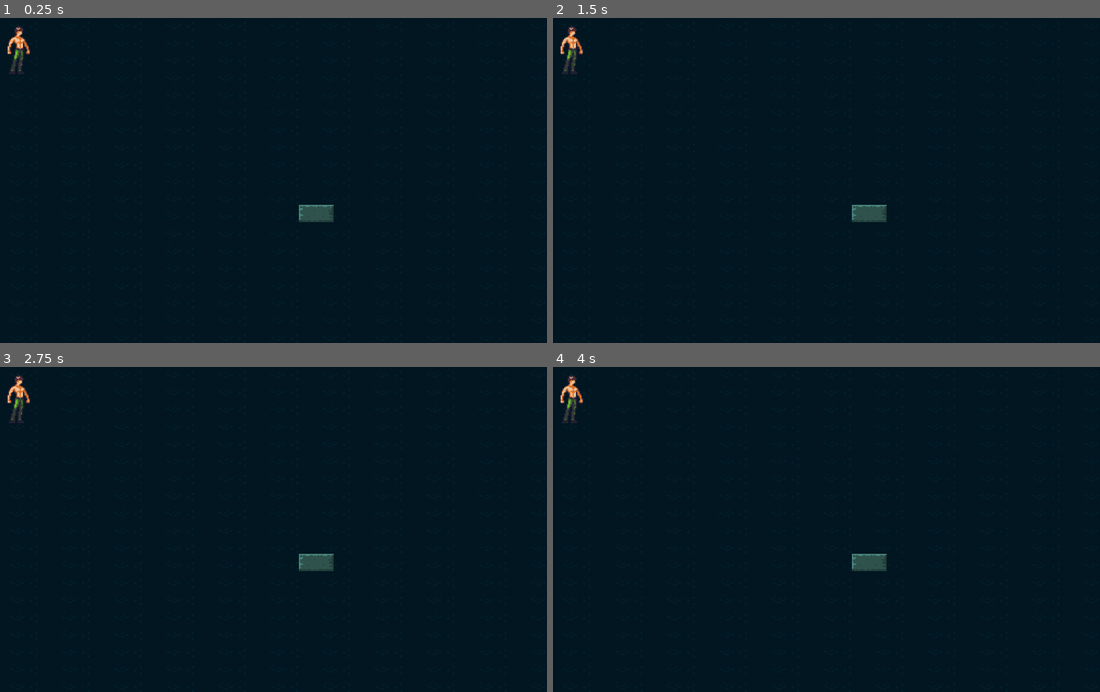
Above: before the commit, frames 1-4 (two rows, left to right).
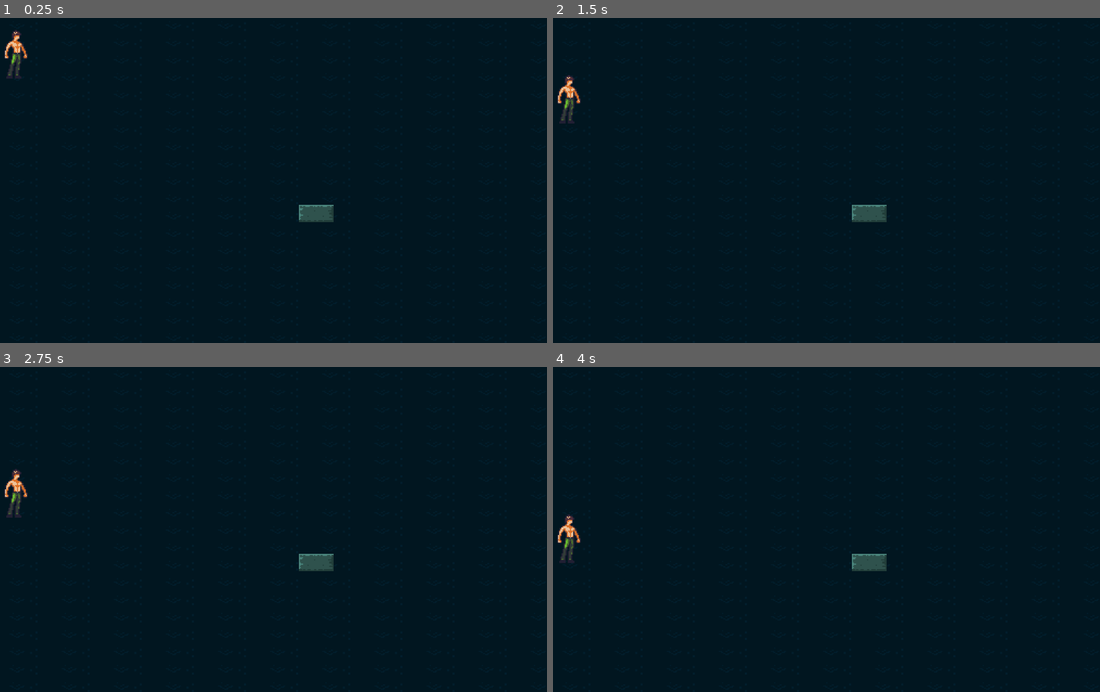
Above: after the commit, the same moments.

Repository: isabellaboone/Godot-Game
Game: Godot game, scene res://Runner.tscn
Two runs of this game, one before a commit and one after it. Both use one fixed random seed, a clock stepped at 60 frames per second and the inputs below.
Inputs:
- Up to frame 1 (0.25 s): no input
- Up to frame 2 (1.5 s): hold Right (ui_right) 0.53-1.28 s; hold Down (ui_down) from 1.28 s (still down)
- Up to frame 3 (2.75 s): release Down (ui_down) at 2.03 s; hold Right (ui_right) from 2.03 s (still down)
- Up to frame 4 (4 s): release Right (ui_right) at 2.78 s; hold Up (ui_up) 2.78-3.53 s; hold Left (ui_left) from 3.53 s (still down)

The runs differ from the first frame. In frame 1, 0.4% of the frame differs, in the area x 0-6%, y 2-19%; in frame 2, 0.6%; in frame 3, 0.6%, in the area x 0-6%, y 2-47%; in frame 4, 0.6%.

Commit message:
slightly smoother movement

Diff:
--- a/Map/Border.tscn
+++ b/Map/Border.tscn
@@ -28,6 +28,6 @@
 position = Vector2( 1024, 300 )
 shape = SubResource( 3 )
 
-[node name="CollisionShape2D" type="CollisionShape2D" parent="StaticBody2D"]
+[node name="top" type="CollisionShape2D" parent="StaticBody2D"]
 position = Vector2( 512, 0 )
 shape = SubResource( 4 )
--- a/Player.gd
+++ b/Player.gd
@@ -1,8 +1,11 @@
 extends KinematicBody2D
 
-const GRAVITY = 10;
+const GRAVITY = 4000
 var velocity = Vector2()
-export (int) var speed = 200
+export (int) var speed = 0
+var max_speed = 300
+var acceleration = 500
+var moving = false
 
 # Called when the node enters the scene tree for the first time.
 func _ready():
@@ -13,17 +16,28 @@
 	velocity = Vector2()
 	velocity.y += delta * GRAVITY
 
+	#horizontal acceleration for smoother movement
+	speed += acceleration * delta
+	if speed > max_speed:
+		speed = max_speed
+
+	#moving check so stand() isnt called if another key is still being pressed
+	moving = false
+
 	# Move with WASD
+	# Replace with input map eventually
 	if Input.is_key_pressed(KEY_A):
 		run()
 		velocity.x = -speed #
 		get_node("Run").flip_h = true
+		get_node("Stand").flip_h = true
 		get_node("dust_particle_left").emitting = true
 
 	if Input.is_key_pressed(KEY_D):
 		run()
 		velocity.x = speed #
 		get_node("Run").flip_h = false
+		get_node("Stand").flip_h = false
 		get_node("dust_particle_right").emitting = true
 
 	if Input.is_key_pressed(KEY_W):
@@ -35,16 +49,20 @@
 		velocity.y = speed*2 #
 
 	if Input.is_action_just_released("ui_left"):
-		stand()
+		if !moving:
+			stand()
 
 	if Input.is_action_just_released("ui_right"):
-		stand()
+		if !moving:
+			stand()
 
 	if Input.is_action_just_released("ui_up"):
-		stand()
+		if !moving:
+			stand()
 
 	if Input.is_action_just_released("ui_down"):
-		stand()
+		if !moving:
+			stand()
 
 
 
@@ -53,12 +71,15 @@
 	velocity = move_and_slide(velocity)
 
 func run():
+	moving = true
 	get_node("Run").visible = true;
 	get_node("Squat").visible = false;
 	get_node("Stand").visible = false;
 	get_node("Punch").visible = false;
 
 func stand():
+	moving = false
+	speed = 0
 	get_node("Run").visible = false;
 	get_node("Squat").visible = false;
 	get_node("Stand").visible = true;
--- a/Player.tscn
+++ b/Player.tscn
@@ -5,7 +5,7 @@
 [ext_resource path="res://Assets/Player/particle/dust.png" type="Texture" id=3]
 
 [sub_resource type="RectangleShape2D" id=1]
-extents = Vector2( 22.911, 25.738 )
+extents = Vector2( 13.2324, 18.0142 )
 
 [sub_resource type="AtlasTexture" id=2]
 atlas = ExtResource( 2 )
@@ -107,15 +107,14 @@
 script = ExtResource( 1 )
 
 [node name="Player_Collision" type="CollisionShape2D" parent="."]
-position = Vector2( 23.4142, 25.0016 )
+position = Vector2( 25, 30 )
 shape = SubResource( 1 )
 
 [node name="Run" type="AnimatedSprite" parent="."]
 visible = false
-position = Vector2( 0, -0.396851 )
 frames = SubResource( 16 )
 animation = "run"
-frame = 4
+frame = 6
 playing = true
 centered = false
 
@@ -137,7 +136,7 @@
 visible = false
 frames = SubResource( 16 )
 animation = "punch"
-frame = 3
+frame = 1
 playing = true
 centered = false
 
